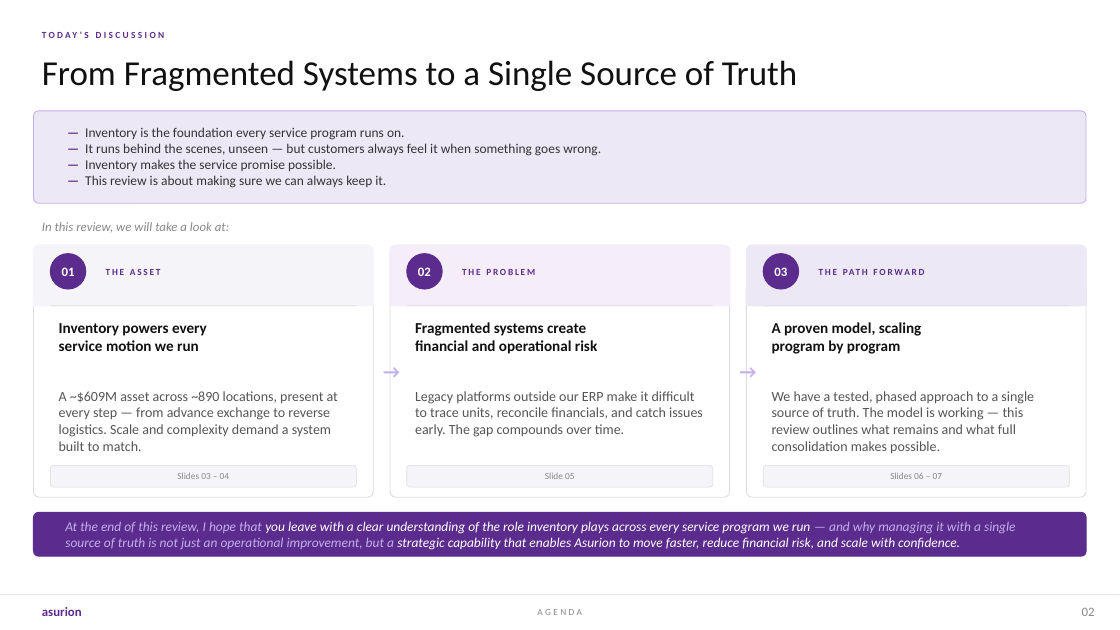
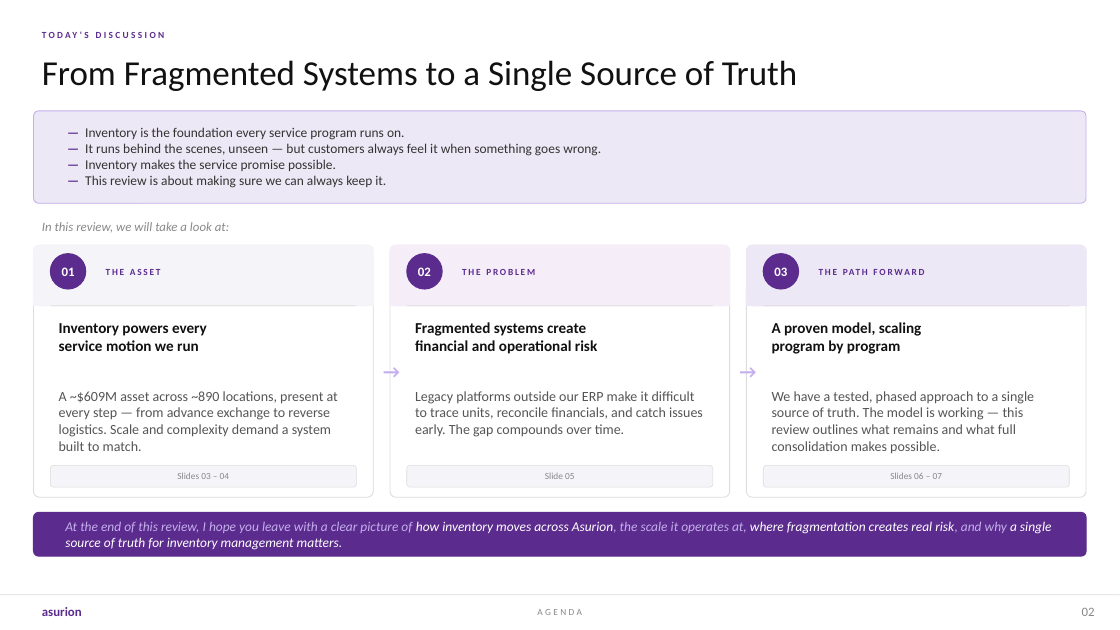
Before and after one commit to pritchardbna/my-portfolio, a slide deck: slide 2 of public/Inventory-at-Asurion.pptx. Drawn at 1120x630 pixels with LibreOffice and Linux fonts; fonts in the diff are those of the drawing. Boxes give left, top, right and bottom in pixels: in the first picture for what was removed or moved away, otherwise in the second. Text is boxed around its words. In the diff, an @@ line names an element or a change of style, - is before the commit and + after.

```diff
--- a/public/Inventory-at-Asurion.pptx
+++ b/public/Inventory-at-Asurion.pptx
@@ text at (65,521,1052,550): text changed @@
-At the end of this review, I hope that you leave with a clear understanding of the role inventory plays across every service program we run — and why managing it with a single source of truth is not just an operational improvement, but a strategic capability that enables Asurion to move faster, reduce financial risk, and scale with confidence.
+At the end of this review, I hope you leave with a clear picture of how inventory moves across Asurion, the scale it operates at, where fragmentation creates real risk, and why a single source of truth for inventory management matters.
```
Also in this commit, not shown: 1 other file.
